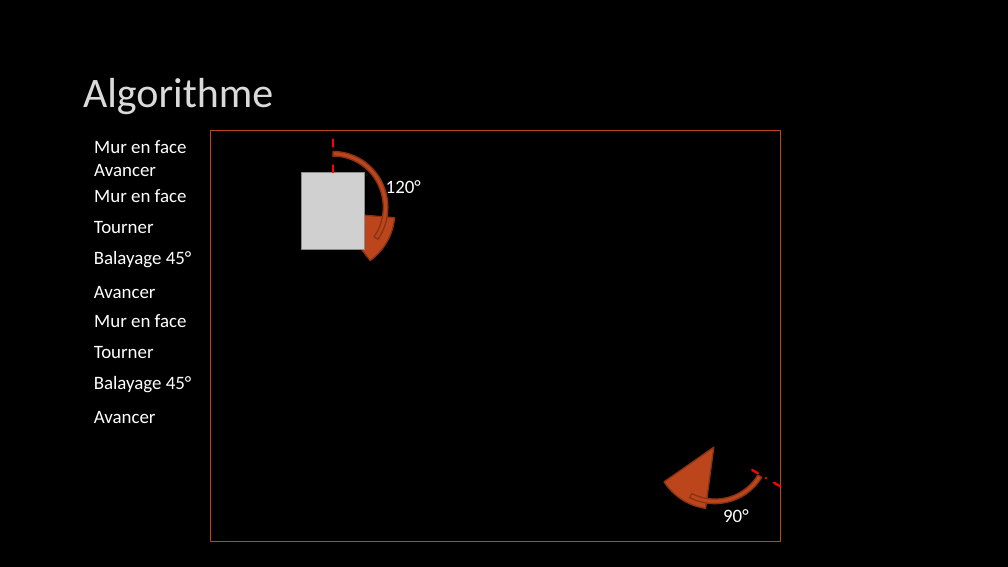
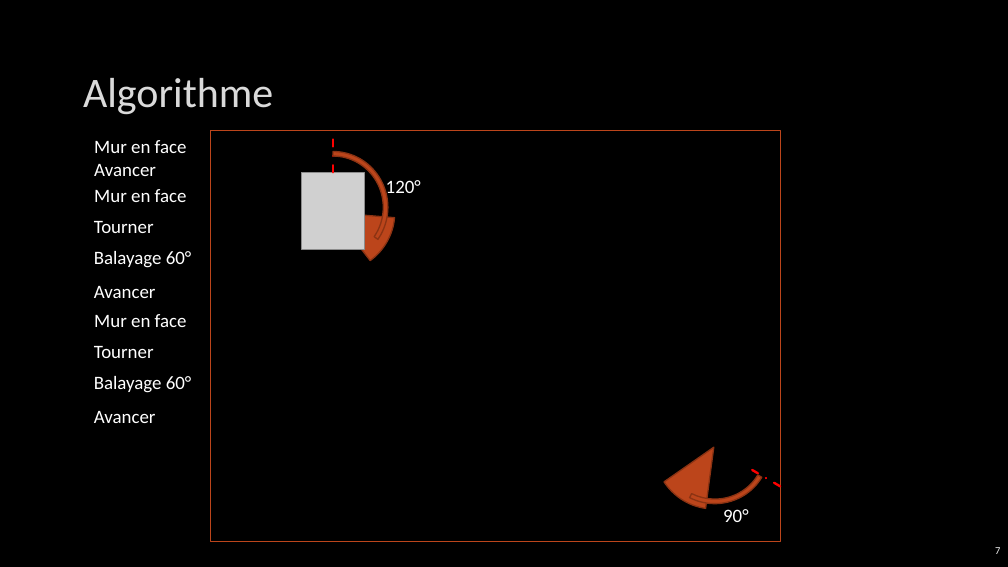
Before and after one commit to CyrilPy/BadMonkey, a slide deck: slide 7 of Gestion projet/Projet intégration robotique – IMERIR.pptx. Drawn at 1008x567 pixels with LibreOffice and Linux fonts; fonts in the diff are those of the drawing; grey boxes stand for pictures; background and template pictures are left out. Boxes give left, top, right and bottom in pixels: in the first picture for what was removed or moved away, otherwise in the second. Text is boxed around its words. In the diff, an @@ line names an element or a change of style, - is before the commit and + after.

Commit message:
MàJ - Powerpoint

```diff
--- a/Gestion projet/Projet intégration robotique – IMERIR.pptx
+++ b/Gestion projet/Projet intégration robotique – IMERIR.pptx
@@ text at box(94, 251, 192, 268): text changed @@
-Balayage 45°
+Balayage 60°
@@ text at box(94, 376, 192, 393): text changed @@
-Balayage 45°
+Balayage 60°
@@ page number added at box(995, 547, 1000, 554), 10 pt, text #F2F2F2 @@
+7
```
Also in this commit, not shown: 20 other slides changed, 1 slide removed, 1 other file.
